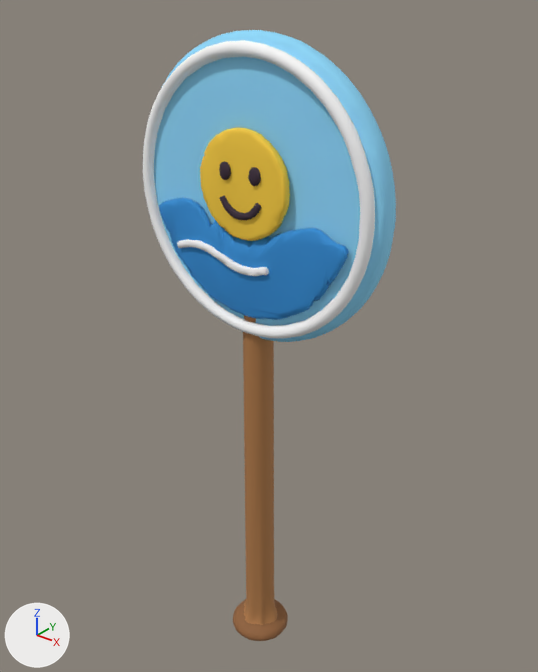
Two versions of the glTF model app/assets/models/prop_sinksign_float.glb, one commit apart.
Camera for both pictures: a camera (50 mm lens) standing at (1.87, -2.27, 3.15) and looking at (-0.02, 0.1, 1.68). The lights are fixed; the arrows at lower left show +X, +Y and +Z. The picture after the commit comes second. Vertices at exactly the same position are counted once.

The older version as bpy lines, for what is in view:
```python
ob_ball = bpy.data.objects.new('ball', me_ball)
ob_ball.location = (0.0, 0.0, 0.0)
ob_board = bpy.data.objects.new('board', me_board)
ob_board.location = (0.0, 0.0, 0.0)
ob_face = bpy.data.objects.new('face', me_face)
ob_face.location = (0.0, 0.0, 0.0)
ob_prop_sinksign_float = bpy.data.objects.new('prop_sinksign_float', me_prop_sinksign_float)
ob_prop_sinksign_float.location = (0.0, 0.0, 0.0)
ob_rimw = bpy.data.objects.new('rimw', me_rimw)
ob_rimw.location = (0.0, 0.0, 0.0)
ob_sea = bpy.data.objects.new('sea', me_sea)
ob_sea.location = (0.0, 0.0, 0.0)
ob_wave = bpy.data.objects.new('wave', me_wave)
ob_wave.location = (0.0, 0.0, 0.0)
```
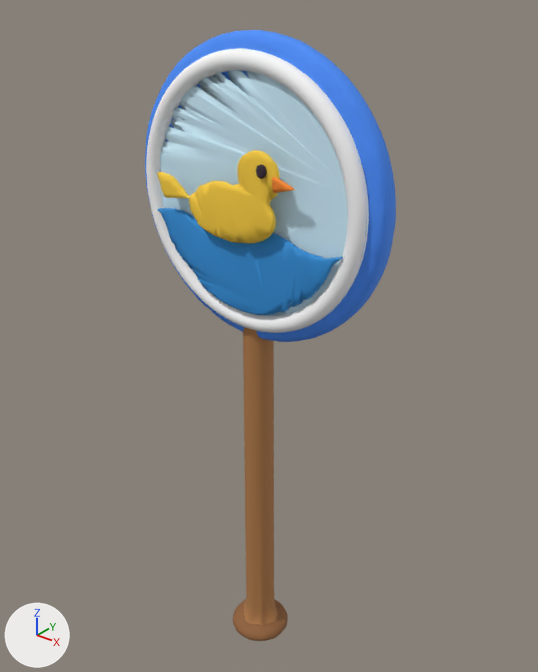
Location of each change, [x1, y1, x2, y2] in pixels of the pictures (538 x 672 px):
'pic', added (blue)
    after: [160, 70, 367, 316]
'rimw', reshaped
    before: [143, 40, 375, 339]
    after: [146, 48, 369, 333]
'sea', reshaped (12% shorter)
    before: [159, 198, 349, 320]
    after: [157, 208, 343, 315]
'ball', deleted
    before: [200, 127, 290, 241]
'duck', added
    after: [157, 150, 280, 243]
'face', reshaped
    before: [219, 161, 261, 220]
    after: [256, 164, 267, 179]
'wave', deleted
    before: [177, 239, 269, 276]
'beak', added
    after: [272, 177, 295, 193]
part 1 of me_board, recoloured
    before: [154, 30, 396, 342]
    after: [145, 30, 396, 342]
part 2 of me_face, deleted
    before: [220, 195, 261, 220]
part 3 of me_face, added
    after: [256, 164, 267, 179]
part 4 of me_face, deleted
    before: [219, 161, 231, 180]
part 5 of me_face, deleted
    before: [248, 167, 261, 186]

What changed in the scene script:
```text
Add mat_prop_sinksign_float_skin_007:
    mat_prop_sinksign_float_skin_007 = bpy.data.materials.new('prop_sinksign_float_skin.007')
    mat_prop_sinksign_float_skin_007.use_nodes = True; mat_prop_sinksign_float_skin_007.node_tree.nodes.clear()
    _N = mat_prop_sinksign_float_skin_007.node_tree.nodes; _L = mat_prop_sinksign_float_skin_007.node_tree.links
    n0 = _N.new('ShaderNodeBsdfPrincipled'); n0.name = 'Principled BSDF'
    n0.inputs[2].default_value = 0.8  # 'Roughness'
    n1 = _N.new('ShaderNodeOutputMaterial'); n1.name = 'Material Output'
    n2 = _N.new('ShaderNodeVertexColor'); n2.name = 'Color Attribute'
    _L.new(n0.outputs[0], n1.inputs[0])  # 'BSDF' to 'Surface'
    _L.new(n2.outputs[0], n0.inputs[0])  # 'Color' to 'Base Color'
Change me_board:
    where me_board.from_pydata(...)  # 602 vertices, 1200 faces; spans x -0.617..0.617, y -0.06..0.06, z 1.734..2.967
    me_board part 1: 1200 faces centred in x -0.615..0.615, y -0.06..0.06, z 1.735..2.965 are repainted in the vertex colours; the middle colour goes from blue #8fdcff to blue #4a90ff
Change me_face:
    remove me_face.from_pydata(...)  # 255 vertices, 498 faces; spans x -0.104..0.105, y -0.115..-0.095, z 2.277..2.496
    remove me_face.materials.append(mat_prop_sinksign_float_skin_005)
    add me_face.from_pydata(...)  # 102 vertices, 200 faces; spans x 0.129..0.171, y -0.166..-0.15, z 2.475..2.525
    me_face part 2: 155 vertices removed from x -0.104..0.105, y -0.115..-0.095, z 2.277..2.36
    me_face part 3: 102 vertices added at x 0.129..0.171, y -0.166..-0.15, z 2.475..2.525
    me_face part 4: 50 vertices removed from x -0.103..-0.047, y -0.115..-0.095, z 2.424..2.496
    me_face part 5: 50 vertices removed from x 0.046..0.103, y -0.115..-0.095, z 2.424..2.496
    add me_face.materials.append(mat_prop_sinksign_float_skin_007)
Change me_rimw:
    remove me_rimw.from_pydata(...)  # 450 vertices, 900 faces; spans x -0.586..0.586, y -0.093..-0.037, z 1.764..2.936
    add me_rimw.from_pydata(...)  # 1300 vertices, 2600 faces; spans x -0.558..0.558, y -0.104..-0.026, z 1.792..2.908
    me_rimw part 6: 450 vertices removed from x -0.586..0.586, y -0.093..-0.037, z 1.764..2.936; 1300 vertices added at x -0.558..0.558, y -0.104..-0.026, z 1.792..2.908
Change me_sea:
    remove me_sea.from_pydata(...)  # 352 vertices, 700 faces; spans x -0.486..0.485, y -0.09..-0.06, z 1.851..2.298
    remove me_sea.materials.append(mat_prop_sinksign_float_skin_003)
    add me_sea.from_pydata(...)  # 352 vertices, 700 faces; spans x -0.481..0.483, y -0.11..-0.09, z 1.882..2.253
    me_sea part 7: 352 vertices removed from x -0.486..0.485, y -0.09..-0.06, z 1.851..2.298; 352 vertices added at x -0.481..0.483, y -0.11..-0.09, z 1.882..2.253
    add me_sea.materials.append(mat_prop_sinksign_float_skin_004)
Remove ob_ball:
    ob_ball = bpy.data.objects.new('ball', me_ball)
Remove ob_wave:
    ob_wave = bpy.data.objects.new('wave', me_wave)
Add ob_pic:
    ob_pic = bpy.data.objects.new('pic', me_pic)  # 452 vertices, 900 faces; spans x -0.556..0.558, y -0.076..-0.064, z 1.809..2.871
    ob_pic.location = (0.0, 0.0, 0.0)
Add ob_duck:
    ob_duck = bpy.data.objects.new('duck', me_duck)  # 402 vertices, 800 faces; spans x -0.417..0.218, y -0.152..-0.128, z 2.189..2.569
    ob_duck.location = (0.0, 0.0, 0.0)
Add ob_beak:
    ob_beak = bpy.data.objects.new('beak', me_beak)  # 102 vertices, 200 faces; spans x 0.2007..0.2986, y -0.1599..-0.1401, z 2.4288..2.4881
    ob_beak.location = (0.0, 0.0, 0.0)
```
